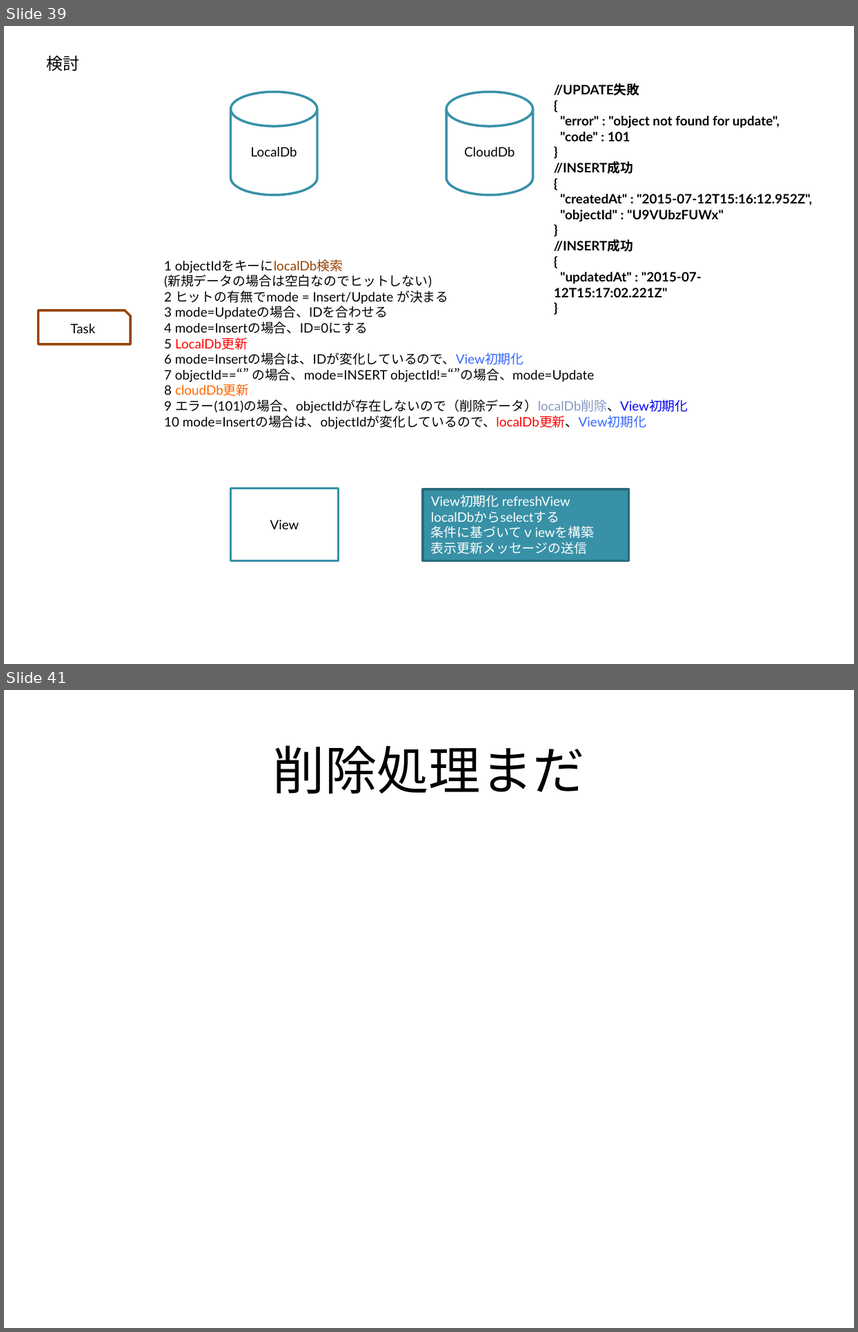
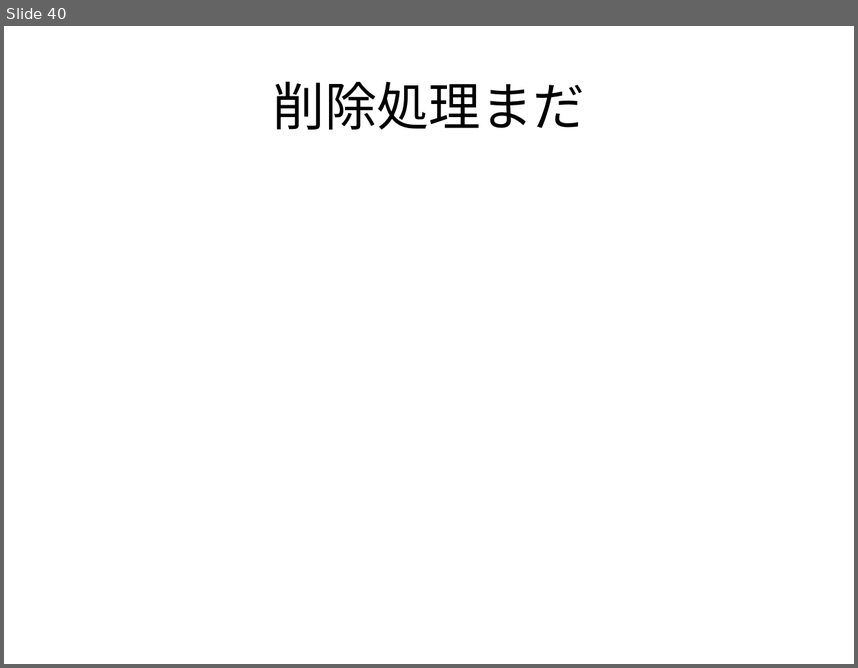
Before and after one commit to furuya02/ToDoApp, a slide deck: doc/ToDoApp.pptx. Shown one above the other, each under a label of ours: slides 39 and 41 before the commit, slide 40 after it; the slides between them are not shown. The pictures are 858x1332 and 858x668 pixels, drawn with LibreOffice and Linux fonts; fonts in the diff are those of the drawing. Boxes give left, top, right and bottom in pixels: in the first picture for what was removed or moved away, otherwise in the second. Text is boxed around its words. In the diff, an @@ line names an element or a change of style, - is before the commit and + after.

```diff
--- a/doc/ToDoApp.pptx
+++ b/doc/ToDoApp.pptx
@@ slide 39 removed at (4, 26, 854, 664), background #FFFFFF @@
@@ text removed at (47, 56, 80, 71) @@
-検討
@@ text removed at (554, 83, 812, 297) @@
-//UPDATE失敗
-{
-"error" : "object not found for update",
-"code" : 101
-}
-//INSERT成功
-{
-"createdAt" : "2015-07-12T15:16:12.952Z",
-"objectId" : "U9VUbzFUWx"
-}
-//INSERT成功
-{
-"updatedAt" : "2015-07-12T15:17:02.221Z"
-}
@@ cylinder removed at (231, 92, 318, 194) @@
-LocalDb
@@ cylinder removed at (446, 92, 533, 194) @@
-CloudDb
@@ text removed at (164, 259, 688, 429) @@
-1 objectIdをキーにlocalDb検索
-(新規データの場合は空白なのでヒットしない)
-2 ヒットの有無でmode = Insert/Update が決まる
-3 mode=Updateの場合、IDを合わせる
-4 mode=Insertの場合、ID=0にする
-5 LocalDb更新
-6 mode=Insertの場合は、IDが変化しているので、View初期化
-7 objectId==“” の場合、mode=INSERT objectId!=“”の場合、mode=Update
-8 cloudDb更新
-9 エラー(101)の場合、objectIdが存在しないので（削除データ）localDb削除、View初期化
-10 mode=Insertの場合は、objectIdが変化しているので、localDb更新、View初期化
@@ snip rect removed at (38, 310, 130, 344) @@
-Task
@@ rectangle removed at (231, 488, 339, 561) @@
-View
@@ rectangle removed at (423, 489, 630, 561) @@
-View初期化 refreshView
-localDbからselectする
-条件に基づいてｖiewを構築
-表示更新メッセージの送信
@@ what was slide 41 is now slide 40 @@
```
Also in this commit, not shown: 8 slides changed, 8 slides added, 11 other slides removed, 3 other files.
